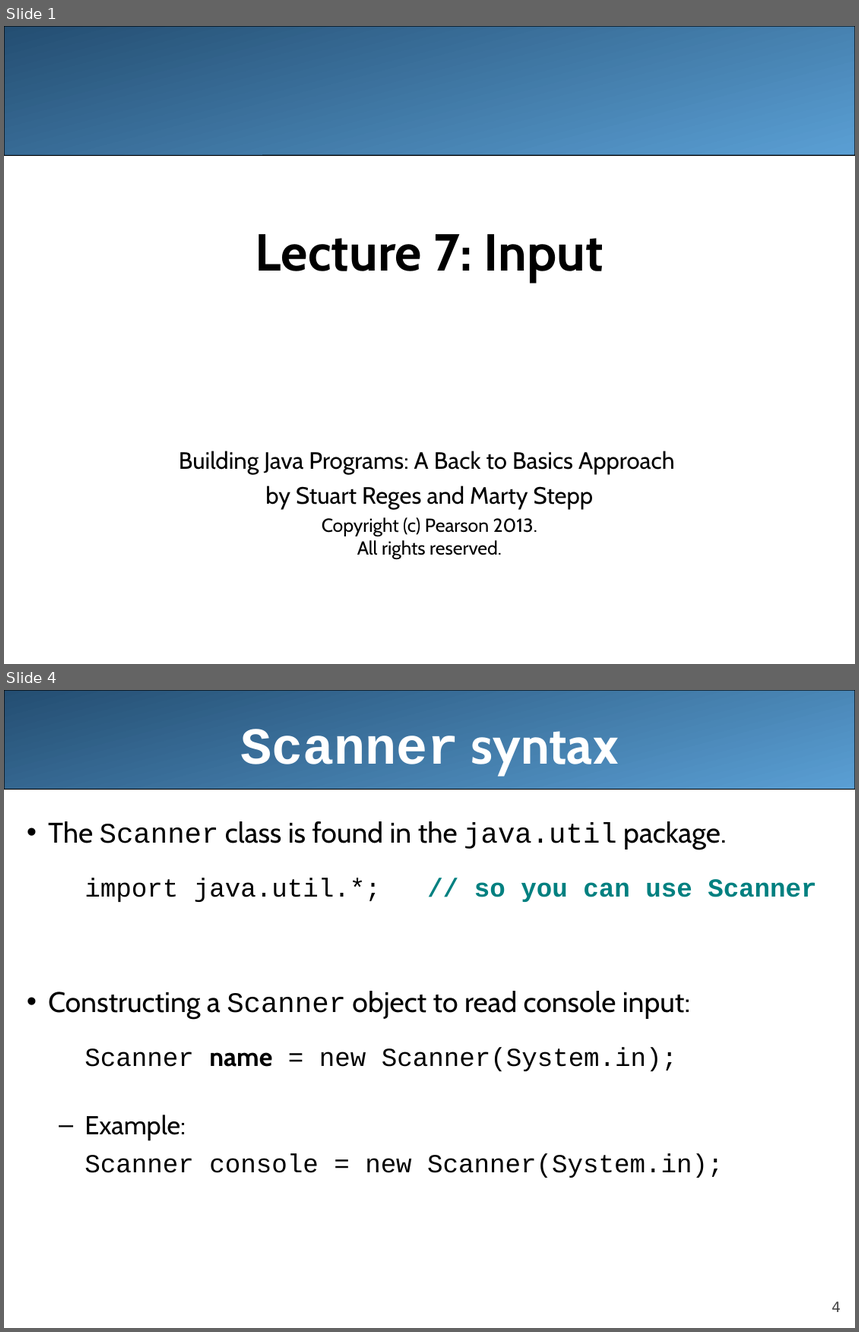
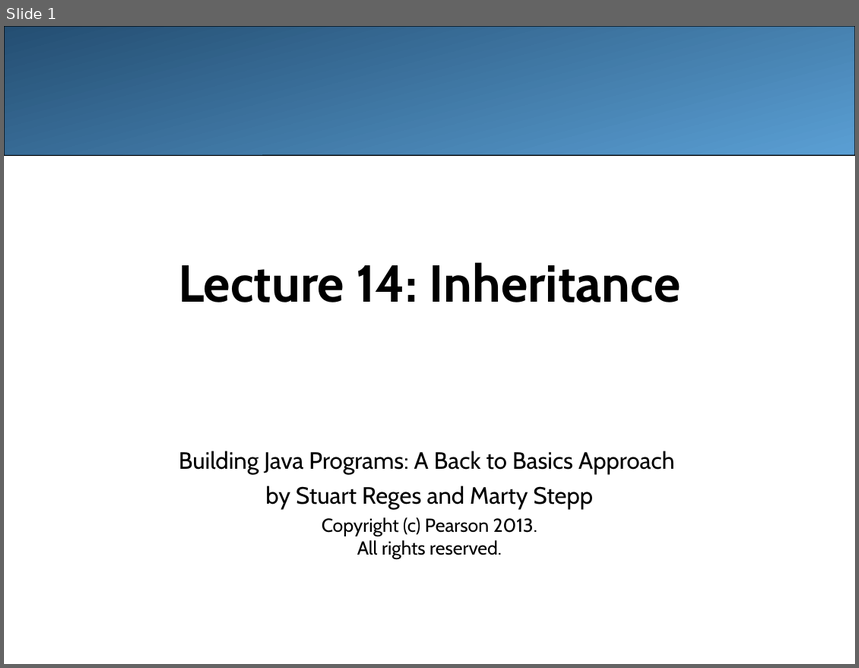
Before and after one commit to LongBaoNguyen/longbaonguyen.github.io, a slide deck: courses/apcsa/lecture14.ppt. Shown one above the other, each under a label of ours: slides 1 and 4 before the commit, slide 1 after it; the slides between them are not shown. The pictures are 859x1332 and 859x668 pixels, drawn with LibreOffice and Linux fonts; fonts in the diff are those of the drawing. Boxes give left, top, right and bottom in pixels: in the first picture for what was removed or moved away, otherwise in the second. Text is boxed around its words. In the diff, an @@ line names an element or a change of style, - is before the commit and + after.

Commit message:
inheritance

```diff
--- a/courses/apcsa/lecture14.ppt
+++ b/courses/apcsa/lecture14.ppt
@@ slide 4 removed at box(4, 690, 855, 1328), background #FFFFFF @@
@@ rounded rectangle removed at box(4, 690, 855, 790) @@
@@ title removed at box(240, 729, 618, 775) @@
-Scanner syntax
@@ text removed at box(48, 821, 816, 1178) @@
-• The Scanner class is found in the java.util package.
-  import java.util.*; // so you can use Scanner
-• Constructing a Scanner object to read console input:
-  Scanner name = new Scanner(System.in);
-  – Example:
-  Scanner console = new Scanner(System.in);
@@ page number removed at box(832, 1302, 841, 1312) @@
-4
@@ slide 1 changed as well @@
@@ title at box(178, 262, 680, 303): text changed @@
-Lecture 7: Input
+Lecture 14: Inheritance
```
Also in this commit, not shown: 1 other slide changed, 21 slides added, 33 other slides removed, 27 other files.
